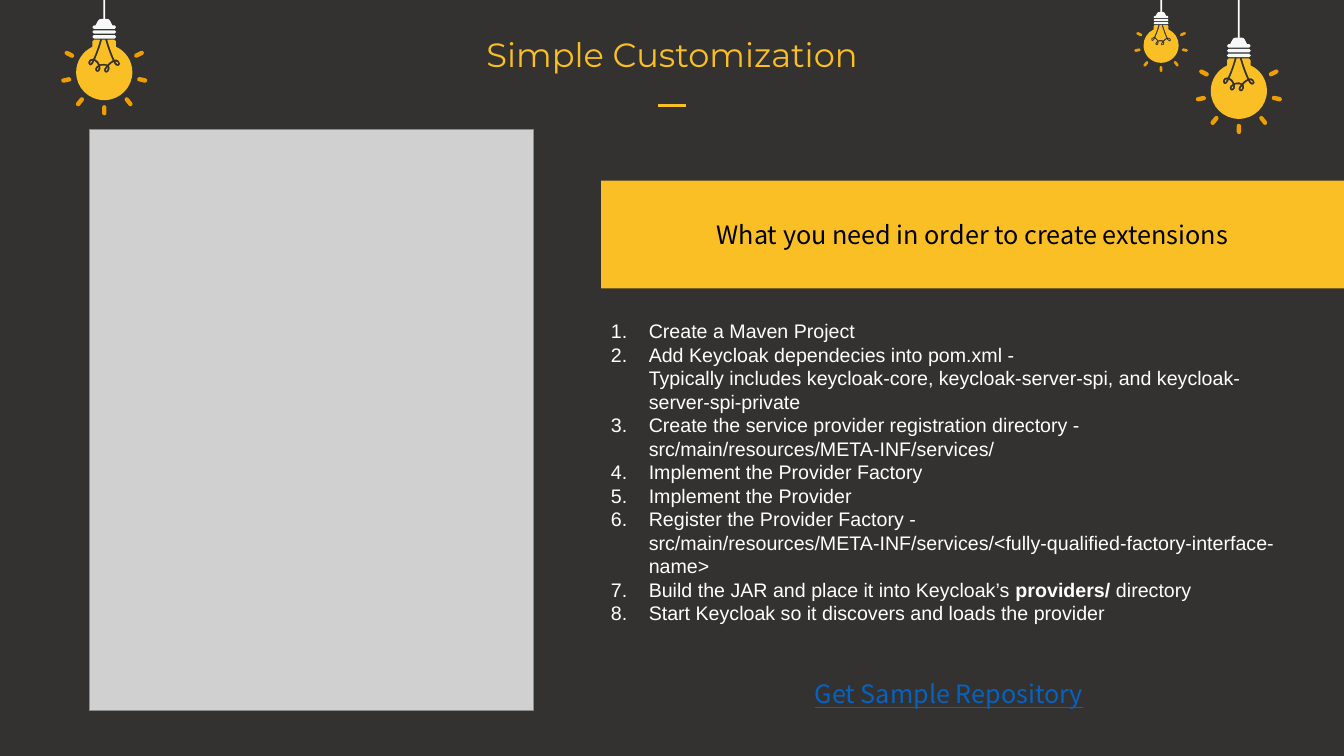
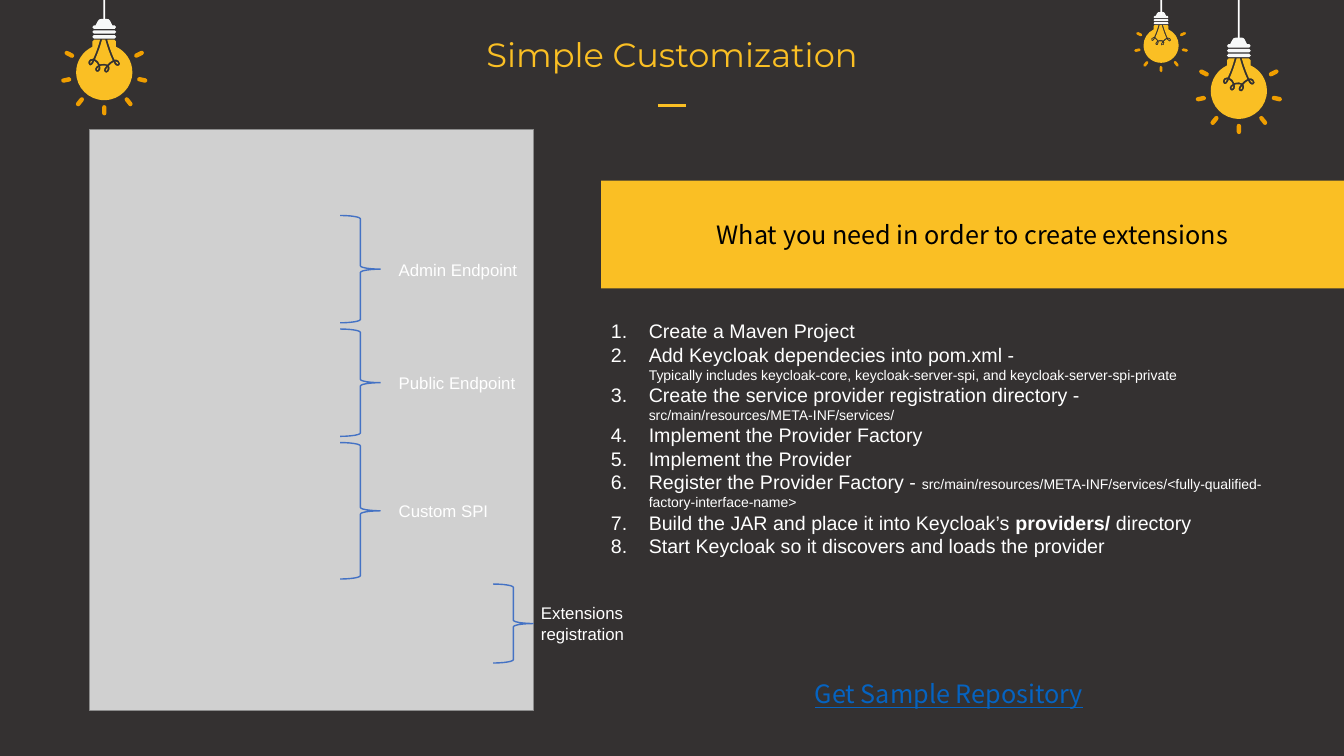
Before and after one commit to BrumaSebastian/blazor-furniture-app, a slide deck: slide 9 of BlazorFurniture/docs/presentation/Keycloak Going Beyond Defaults.pptx. Drawn at 1344x756 pixels with LibreOffice and Linux fonts; fonts in the diff are those of the drawing; grey boxes stand for pictures. Boxes give left, top, right and bottom in pixels: in the first picture for what was removed or moved away, otherwise in the second. Text is boxed around its words. In the diff, an @@ line names an element or a change of style, - is before the commit and + after.

Commit message:
update presentation

```diff
--- a/BlazorFurniture/docs/presentation/Keycloak Going Beyond Defaults.pptx
+++ b/BlazorFurniture/docs/presentation/Keycloak Going Beyond Defaults.pptx
@@ right brace added at [341,216,381,323], outline #4472C4 1 pt @@
@@ text added at [399,264,517,279], 12 pt, text #FFFFFF @@
+Admin Endpoint
@@ right brace added at [341,329,381,436], outline #4472C4 1 pt @@
@@ text at [649,347,1262,510]: size 14 to 10 pt in "Typically includes keycloak-core, keycloak-server-spi, and k ...", "src/main/resources/META-INF/services/", "src/main/resources/META-INF/services/<fully-qualified-factor ..." @@
@@ text added at [399,377,515,392], 12 pt, text #FFFFFF @@
+Public Endpoint
@@ right brace added at [341,443,381,579], outline #4472C4 1 pt @@
@@ text added at [399,506,488,517], 12 pt, text #FFFFFF @@
+Custom SPI
@@ right brace added at [493,584,533,662], outline #4472C4 1 pt @@
@@ text added at [541,607,624,644], 12 pt, text #FFFFFF @@
+Extensions registration
```
Also in this commit, not shown: 8 other slides changed.
